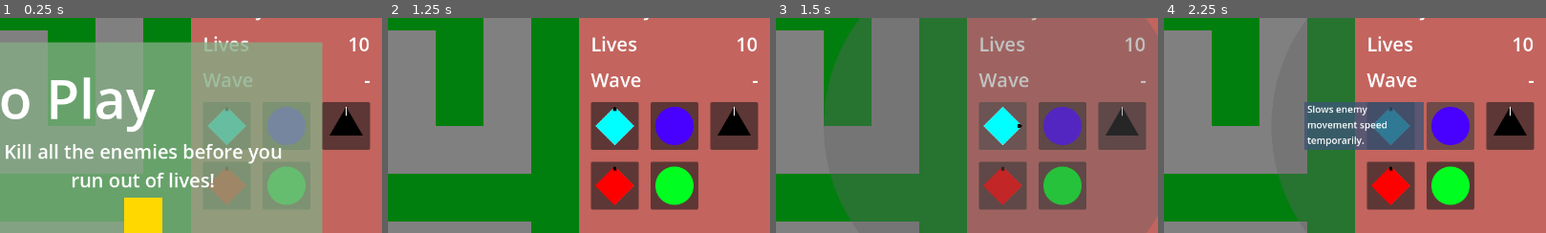
Above: before the commit, frames 1-4 (left to right).
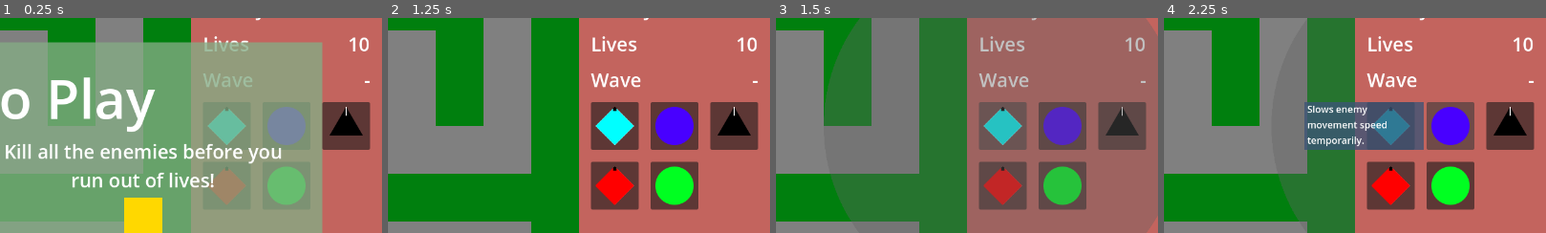
Above: after the commit, the same moments.

Repository: phrasmotica/godot-tower-defence
Game: Godot game, scene res://scenes/game.tscn
The game is run twice, just before and just after one commit, with the same random seed, the same clock (stepped at 60 frames per second) and the same inputs.
Inputs (mouse positions are % of the whole screen's width and height, from its top left):
- Up to frame 1 (0.25 s): no input
- Up to frame 2 (1.25 s): click "Play path 0" at 0.5 s
- Up to frame 3 (1.5 s): click (80, 33) at 1.25 s
- Up to frame 4 (2.25 s): click (88, 33) at 2 s
The pictures show only the part of the screen within x 50-100%, y 8-58%; the shares and areas given below are measured in that part.

Frames 1-2 are identical in both runs. In frame 3, 0.9% of the frame differs, in the area x 54-65%, y 41-60%; in frame 4, nothing differs.

Commit message:
Allow specifying tower level sprite as resource rather than child node

Diff:
--- a/scenes/tower_level.tscn
+++ b/scenes/tower_level.tscn
@@ -1,26 +1,11 @@
-[gd_scene load_steps=5 format=3 uid="uid://djj6tjv3p0qo6"]
+[gd_scene load_steps=2 format=3 uid="uid://djj6tjv3p0qo6"]
 
 [ext_resource type="Script" path="res://scripts/tower_level.gd" id="1_p6oa4"]
-[ext_resource type="Texture2D" uid="uid://b3723x1ovx18d" path="res://assets/sprites/tower1.png" id="1_ws6y7"]
 
-[sub_resource type="AtlasTexture" id="AtlasTexture_p5m64"]
-atlas = ExtResource("1_ws6y7")
-region = Rect2(0, 0, 64, 64)
-
-[sub_resource type="SpriteFrames" id="SpriteFrames_nd3ji"]
-animations = [{
-"frames": [{
-"duration": 1.0,
-"texture": SubResource("AtlasTexture_p5m64")
-}],
-"loop": true,
-"name": &"default",
-"speed": 5.0
-}]
-
-[node name="Level" type="Node2D"]
+[node name="Level" type="Node2D" node_paths=PackedStringArray("animated_sprite")]
 z_index = 100
 script = ExtResource("1_p6oa4")
+animated_sprite = NodePath("Sprite")
 
 [node name="Sprite" type="AnimatedSprite2D" parent="."]
-sprite_frames = SubResource("SpriteFrames_nd3ji")
+rotation = 1.5708
--- a/scripts/tower_level.gd
+++ b/scripts/tower_level.gd
@@ -6,6 +6,15 @@
 
 @export_range(1, 10)
 var price := 1
+
+@export
+var animated_sprite: AnimatedSprite2D
+
+@export
+var sprite: SpriteFrames:
+	set(value):
+		sprite = value
+		animated_sprite.sprite_frames = value
 
 @export
 var projectile_stats: TowerLevelStats
